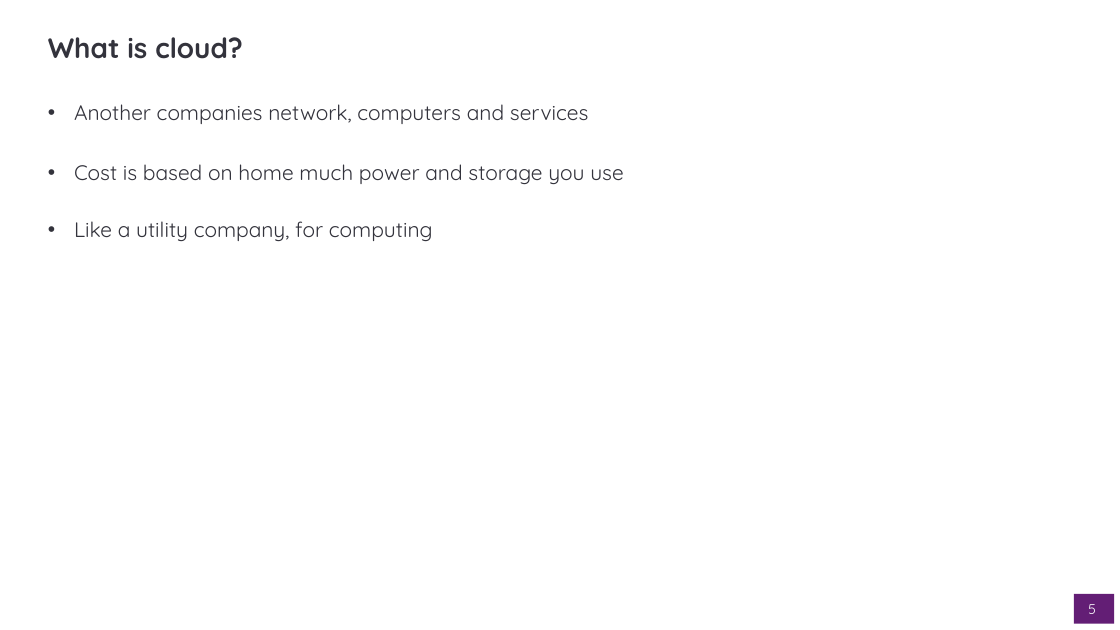
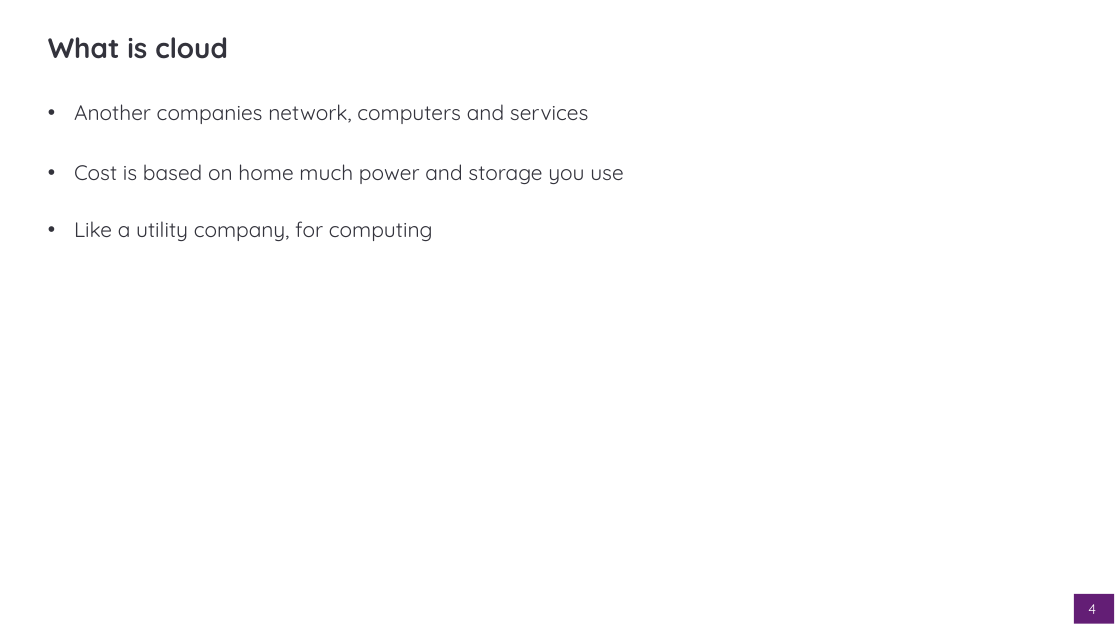
Before and after one commit to dto-btn/reading-material, a slide deck: slide 4 of presentations/dto-all-staff_2019-10-17.pptx (slide 5 before the commit). Drawn at 1120x630 pixels with LibreOffice and Linux fonts; fonts in the diff are those of the drawing; background and template pictures are left out. Boxes give left, top, right and bottom in pixels: in the first picture for what was removed or moved away, otherwise in the second. Text is boxed around its words. In the diff, an @@ line names an element or a change of style, - is before the commit and + after.

Commit message:
Trimmed down presentation.  Focus on cloud, automation and devops

```diff
--- a/presentations/dto-all-staff_2019-10-17.pptx
+++ b/presentations/dto-all-staff_2019-10-17.pptx
@@ title at <box>48,37,228,59</box>: text changed @@
-What is cloud?
+What is cloud
@@ page number at <box>1088,604,1096,614</box>: text changed @@
-5
+4
```
Also in this commit, not shown: 5 other slides changed, 6 slides added, 11 slides removed.
